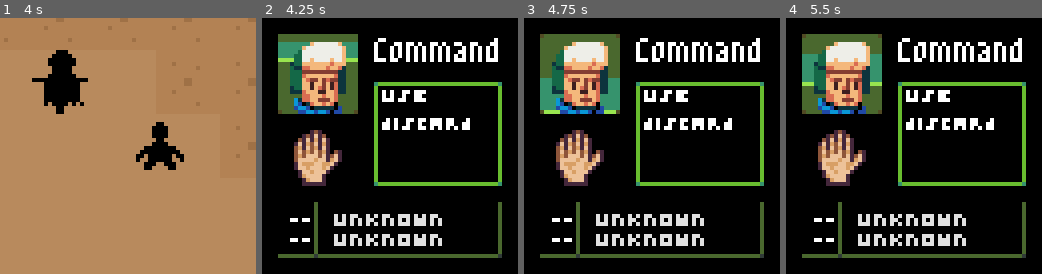
Above: before the commit, frames 1-4 (left to right).
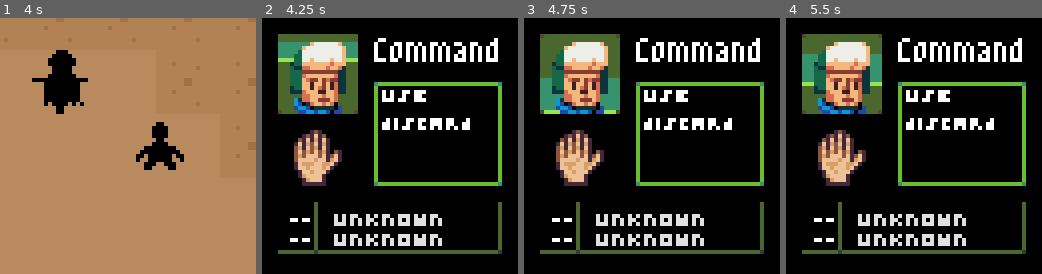
Above: after the commit, the same moments.

Repository: ItsSeaJay/LOWREZJAM2019
Game: Godot game, scene res://Game.tscn
The game is run twice, just before and just after one commit, with the same random seed, the same clock (stepped at 60 frames per second) and the same inputs. Sound files missing from this copy of the repository are replaced by a short silence.
Inputs:
- Up to frame 1 (4 s): tap Enter at 0.5 s; hold Right (move_right) 0.53-1.28 s; hold Z (combat_aim) 0.53-1.28 s; hold Down (move_down) 1.28-2.03 s; tap X (combat_attack) at 1.35, 2.85 s; hold Right (move_right) 2.03-2.78 s; hold Z (combat_aim) 2.03-2.78 s; hold Up (move_up) 2.78-3.53 s; hold Left (move_left) from 3.53 s (still down); hold Z (combat_aim) from 3.53 s (still down)
- Up to frame 2 (4.25 s): keep holding Left (move_left); keep holding Z (combat_aim); tap Escape (ui_cancel) at 4.15 s
- Up to frame 3 (4.75 s): keep holding Left (move_left); release Z (combat_aim) at 4.28 s; tap X (combat_attack) at 4.35 s
- Up to frame 4 (5.5 s): release Left (move_left) at 5.03 s; hold Down (move_down) from 5.03 s (still down); hold Z (combat_aim) from 5.03 s (still down)

Frame 1 is identical in both runs. In frame 2, 2.7% of the frame differs, in the area x 6-94%, y 90-94%; in frame 3, 2.7%; in frame 4, 2.7%.

Commit message:
Add open animation

Diff:
--- a/godot/interface/inventory/Inventory.gd
+++ b/godot/interface/inventory/Inventory.gd
@@ -2,6 +2,8 @@
 
 onready var item_listing = preload("res://interface/inventory/item/ItemListing.tscn")
 onready var item_display = $ScrollContainer/VBoxContainer
+
+onready var animation_player = $AnimationPlayer
 
 var items = []
 
@@ -20,7 +22,7 @@
 
 func _process(delta):
 	# Allow the inventory screen to be opened and closed
-	if Input.is_action_just_pressed("ui_cancel"):
+	if Input.is_action_just_pressed("ui_cancel") and not animation_player.is_playing():
 		self.visible = not self.visible
 
 func _on_visibility_changed():
--- a/godot/interface/inventory/Inventory.tscn
+++ b/godot/interface/inventory/Inventory.tscn
@@ -55,6 +55,33 @@
 margin_top = 2.0
 margin_bottom = 2.0
 
+[sub_resource type="Animation" id=6]
+resource_name = "Open"
+tracks/0/type = "value"
+tracks/0/path = NodePath("CanvasLayer/ColorRect:color")
+tracks/0/interp = 1
+tracks/0/loop_wrap = true
+tracks/0/imported = false
+tracks/0/enabled = true
+tracks/0/keys = {
+"times": PoolRealArray( 0, 0.5, 1 ),
+"transitions": PoolRealArray( 1, 1, 1 ),
+"update": 0,
+"values": [ Color( 0, 0, 0, 0 ), Color( 0, 0, 0, 1 ), Color( 0, 0, 0, 0 ) ]
+}
+tracks/1/type = "value"
+tracks/1/path = NodePath("MarginContainer:rect_position")
+tracks/1/interp = 1
+tracks/1/loop_wrap = true
+tracks/1/imported = false
+tracks/1/enabled = true
+tracks/1/keys = {
+"times": PoolRealArray( 0, 0.5, 0.8, 1 ),
+"transitions": PoolRealArray( 1, 1, 1, 1 ),
+"update": 0,
+"values": [ Vector2( 0, 4 ), Vector2( 0, 4 ), Vector2( 0, -2 ), Vector2( 0, 0 ) ]
+}
+
 [node name="Inventory" type="Control"]
 pause_mode = 2
 anchor_right = 1.0
@@ -69,7 +96,7 @@
 position = Vector2( 32, 32 )
 texture = ExtResource( 2 )
 
-[node name="ColorRect" type="ColorRect" parent="."]
+[node name="Background" type="ColorRect" parent="."]
 anchor_right = 1.0
 anchor_bottom = 1.0
 color = Color( 0, 0, 0, 1 )
@@ -78,8 +105,10 @@
 }
 
 [node name="MarginContainer" type="MarginContainer" parent="."]
-anchor_right = 1.0
-anchor_bottom = 1.0
+editor/display_folded = true
+anchor_right = 1.0
+anchor_bottom = 1.0
+margin_bottom = -4.57764e-05
 theme = ExtResource( 3 )
 custom_constants/margin_right = 4
 custom_constants/margin_top = 4
@@ -90,14 +119,14 @@
 margin_left = 4.0
 margin_top = 4.0
 margin_right = 60.0
-margin_bottom = 60.0
+margin_bottom = 59.0
 size_flags_horizontal = 3
 size_flags_vertical = 3
 custom_styles/panel = SubResource( 1 )
 
 [node name="VBoxContainer" type="VBoxContainer" parent="MarginContainer/PanelContainer"]
 margin_right = 56.0
-margin_bottom = 56.0
+margin_bottom = 55.0
 size_flags_horizontal = 3
 custom_constants/separation = 4
 
@@ -176,13 +205,13 @@
 [node name="SecondaryContainer" type="HBoxContainer" parent="MarginContainer/PanelContainer/VBoxContainer"]
 margin_top = 42.0
 margin_right = 56.0
-margin_bottom = 56.0
+margin_bottom = 55.0
 size_flags_horizontal = 3
 size_flags_vertical = 3
 
 [node name="PanelContainer" type="PanelContainer" parent="MarginContainer/PanelContainer/VBoxContainer/SecondaryContainer"]
 margin_right = 56.0
-margin_bottom = 14.0
+margin_bottom = 13.0
 size_flags_horizontal = 3
 custom_styles/panel = SubResource( 3 )
 
@@ -190,7 +219,7 @@
 margin_left = 2.0
 margin_top = 2.0
 margin_right = 54.0
-margin_bottom = 12.0
+margin_bottom = 11.0
 size_flags_horizontal = 3
 scroll_horizontal_enabled = false
 
@@ -234,3 +263,14 @@
 margin_top = 25.0
 margin_right = 52.0
 margin_bottom = 30.0
+
+[node name="AnimationPlayer" type="AnimationPlayer" parent="."]
+anims/Open = SubResource( 6 )
+
+[node name="CanvasLayer" type="CanvasLayer" parent="."]
+layer = 2
+
+[node name="ColorRect" type="ColorRect" parent="CanvasLayer"]
+anchor_right = 1.0
+anchor_bottom = 1.0
+color = Color( 0, 0, 0, 0 )
--- /dev/null
+++ b/godot/shaders/transition/transition.shader
@@ -0,0 +1,13 @@
+shader_type canvas_item;
+render_mode unshaded;
+
+uniform float cutoff : hint_range(0.0, 1.0);
+uniform sampler2D mask : hint_albedo;
+
+void fragment()
+{
+	float value = texture(mask, UV).r;
+	float alpha = step(cutoff, value);
+
+	COLOR = vec4(COLOR.rgb, alpha);
+}
Not shown: 1 places in godot/interface/inventory/Inventory.tscn that only renumber resources
